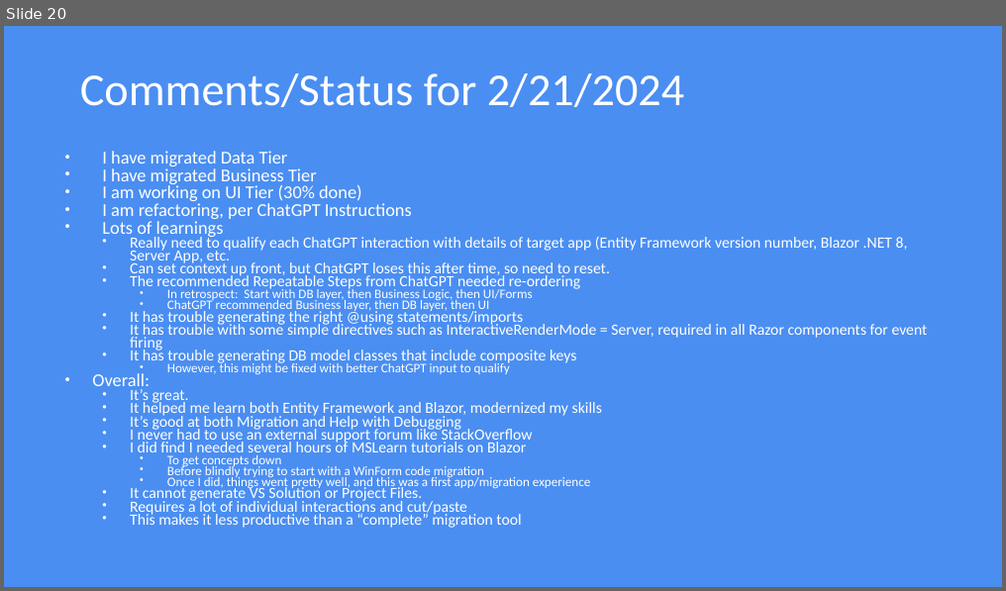
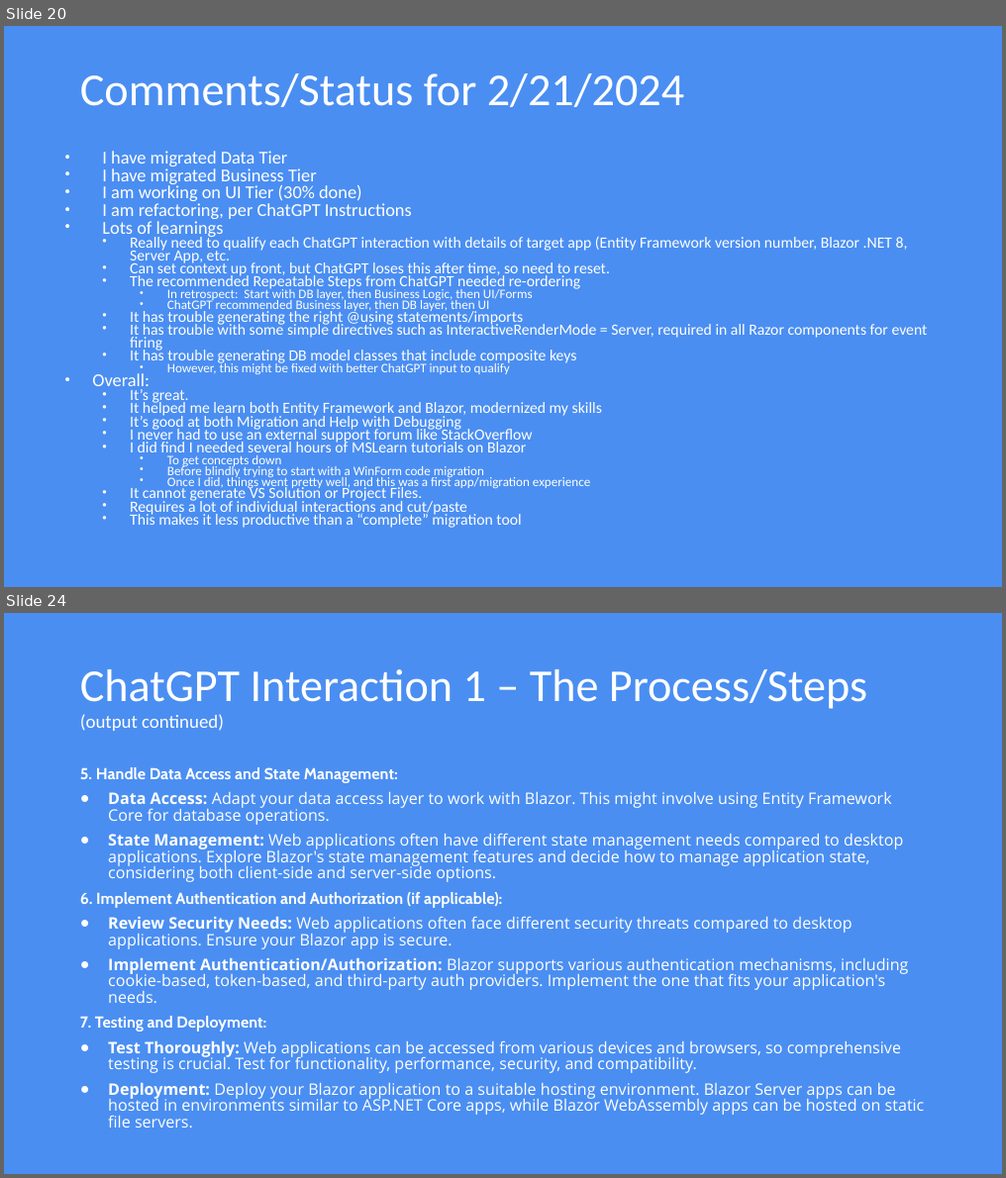
Before and after one commit to ddskier/TradeBlazorApp, a slide deck: wwwroot/GAPMoblize_Project_Final_3_1_2024.pptx. Shown one above the other, each under a label of ours: slide 20 before the commit, slides 20 and 24 after it; the slides between them are not shown. The pictures are 1006x591 and 1006x1178 pixels, drawn with LibreOffice and Linux fonts; fonts in the diff are those of the drawing. Boxes give left, top, right and bottom in pixels: in the first picture for what was removed or moved away, otherwise in the second. Text is boxed around its words. In the diff, an @@ line names an element or a change of style, - is before the commit and + after.

```diff
--- a/wwwroot/GAPMoblize_Project_Final_3_1_2024.pptx
+++ b/wwwroot/GAPMoblize_Project_Final_3_1_2024.pptx
@@ slide 24 added at [4,613,1002,1174], background #4A8EF2 @@
@@ title added at [80,669,867,731], 44 pt, text #FFFFFF @@
+ChatGPT Interaction 1 – The Process/Steps
+(output continued)
@@ text added at [80,767,925,1128], 15.3 pt, text #FFFFFF @@
+5. Handle Data Access and State Management:
+● Data Access: Adapt your data access layer to work with Blazor. This might involve using Entity Framework Core for database operations.
+● State Management: Web applications often have different state management needs compared to desktop applications. Explore Blazor's state management features and decide how to manage application state, considering both client-side and server-side options.
+6. Implement Authentication and Authorization (if applicable):
+● Review Security Needs: Web applications often face different security threats compared to desktop applications. Ensure your Blazor app is secure.
+● Implement Authentication/Authorization: Blazor supports various authentication mechanisms, including cookie-based, token-based, and third-party auth providers. Implement the one that fits your application's needs.
+7. Testing and Deployment:
+● Test Thoroughly: Web applications can be accessed from various devices and browsers, so comprehensive testing is crucial. Test for functionality, performance, security, and compatibility.
+● Deployment: Deploy your Blazor application to a suitable hosting environment. Blazor Server apps can be hosted in environments similar to ASP.NET Core apps, while Blazor WebAssembly apps can be hosted on static file servers.
```
Also in this commit, not shown: 4 other slides added, 1 other file.
